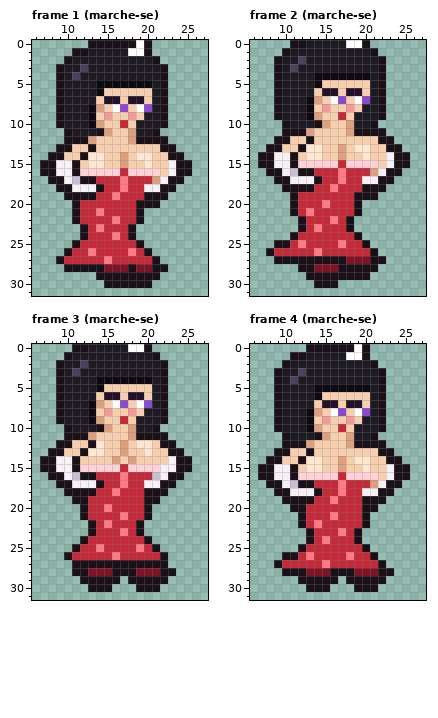
File history of a pixel-art file, art/plaisirs/plaisirs-fonte-chanteuse.aseprite. The picture above was drawn from the file before the commit.
32x32 pixels, 12 frames. Shown: frame 1 (marche-se): x 6..27, y 0..31; frame 2 (marche-se): x 6..27, y 0..31; frame 3 (marche-se): x 6..27, y 0..31; frame 4 (marche-se): x 6..27, y 0..31. The commit also changed other frames, which this record leaves out.
After:
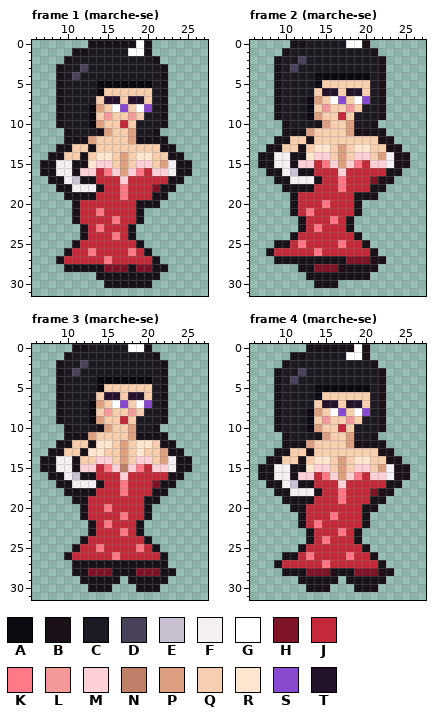
Palette (. is transparent): A #0e0a12  B #1a1018  C #1e1a24  D #4a4258  E #c8c0d0  F #f4f0f4  G #ffffff  H #7e1426  J #c42a3a  K #ff7a86  L #f29a9a  M #ffd0d6  N #c08068  P #dc9f80  Q #f7cfae  R #ffe6cf  S #8a4ad0  T #24122a
Edits made:
--- frame 1 (marche-se)
@@ x 10..24 @@
 13 BQQBQQQQQQQQBB.
-14 QQBRRQQPQRRQQBB
-15 FBQRRQQPQQRQQFB
-16 FBMMMMMJMMMMQFB
-17 FEBBJJJKJJJPFBB
-18 BFFFBJJKJJFFBB.
-19 BBBBJJKJJJBBB..
+14 QQBQRRQPQRRQQBB
+15 FBBRMMQPQMMQPFB
+16 FBMMJKMPMKJMMFB
+17 FEBBJJJMJJJJJBB
+18 BFFFBJJKJJJHBB.
+19 BBBBJJJKJJJBB..
 20 .BJJJJJJJBBB...
--- frame 2 (marche-se)
@@ x 10..24 @@
 12 BQQBQQQQQQQQBB.
-13 QQBRRQQPQRRQQBB
-14 FBQRRQQPQQRQQFB
-15 FBMMMMMJMMMMQFB
-16 FEBBJJJKJJJPFBB
-17 BFFFBJJKJJFFBB.
-18 BBBBJJKJJJBBB..
+13 QQBQRRQPQRRQQBB
+14 FBBRMMQPQMMQPFB
+15 FBMMJKMPMKJMMFB
+16 FEBBJJJMJJJJJBB
+17 BFFFBJJKJJJHBB.
+18 BBBBJJJKJJJBB..
 19 .BJJJJJJJBBB...
--- frame 3 (marche-se)
@@ x 12..24 @@
 11 BPQQQQPBBBB..
-12 QBRQQPQRRQBB.
-13 BRRQQPQQRQQBB
-14 QQQQPQPQQQQFB
-15 MMMMMJMMMMFFB
-16 BBJJJKJJJEFBB
-17 FFBJJKJJFFBB.
-18 BBJJKJJJBBB..
+12 QBRRQPQRRQBB.
+13 BRRQQPQRQQPBB
+14 QQMMQPQMMQPFB
+15 MMJKMNMKJMMFB
+16 BBJJJMJJJJJBB
+17 FFBJJKJJJHBB.
+18 BBJJJKJJJBB..
 19 BJJJJJJJBB...
--- frame 4 (marche-se)
@@ x 10..24 @@
 13 BQQBQQQQQQQQBB.
-14 QQBRRQQPQRRQQBB
-15 FBQRRQQPQQRQQFB
-16 FBMMMMMJMMMMQFB
-17 FEBBJJJKJJJPFBB
-18 BFFFBJJKJJFFBB.
-19 BBBBJJKJJJBBB..
+14 QQBQRRQPQRRQQBB
+15 FBBRMMQPQMMQPFB
+16 FBMMJKMPMKJMMFB
+17 FEBBJJJMJJJJJBB
+18 BFFFBJJKJJJHBB.
+19 BBBBJJJKJJJBB..
 20 .BBJJJJJJJBB...
Pixel boxes of the changes (left, top, right, bottom) in both pictures:
changed: (80, 152, 168, 200)
changed: (298, 144, 386, 192)
changed: (96, 440, 168, 496)
changed: (298, 456, 386, 504)
